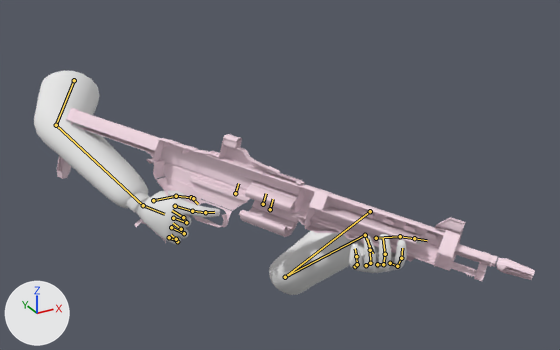
Two versions of the Blender file weapons/new/FF - Auto-Rifle.blend, one commit apart.
Before and after are seen from a 50 mm lens placed at (-32.6, -78.4, 16.5), pointed at (0.9, -17.5, -13.9). Arrows for +X, +Y and +Z are at lower left; the lights stay in place. The older version comes first. Both versions are drawn at frame 5 of the action 'draw'; the numbers are the values there. The bones that change, and the others that lie on the model, are drawn over the model as lines.

The first picture shows 'ar_ref', 'default_arms.002'.
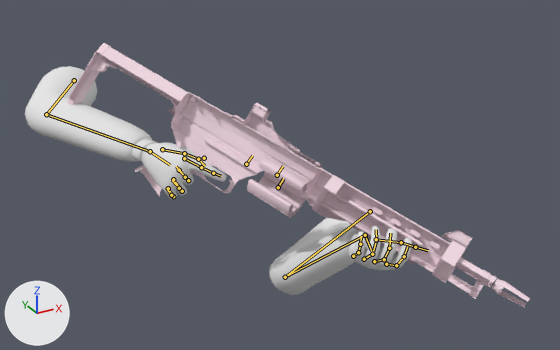
Location of each change, (x1, y1, x2, y2) in pixels of the pictures (560 x 350 px):
'ar_ref', posed (52% taller): before (57, 108, 535, 281); after (67, 43, 530, 307)
'default_arms.002', posed: before (34, 71, 426, 295); after (25, 66, 427, 295)
bone 'v_autorifle', root to tip: before (193, 198) to (193, 198); after (204, 158) to (204, 157)

The edits, one by one:
Bone 'v_autorifle' (bone_v_autorifle) moves from (0.0, -2.6, -1.0) to (1.2, 1.4, -1.0).
Bone 'v_autorifle' (bone_v_autorifle) turns from (-7, 34, -27) to (-7, 34, -47) degrees about its own x, y and z.
